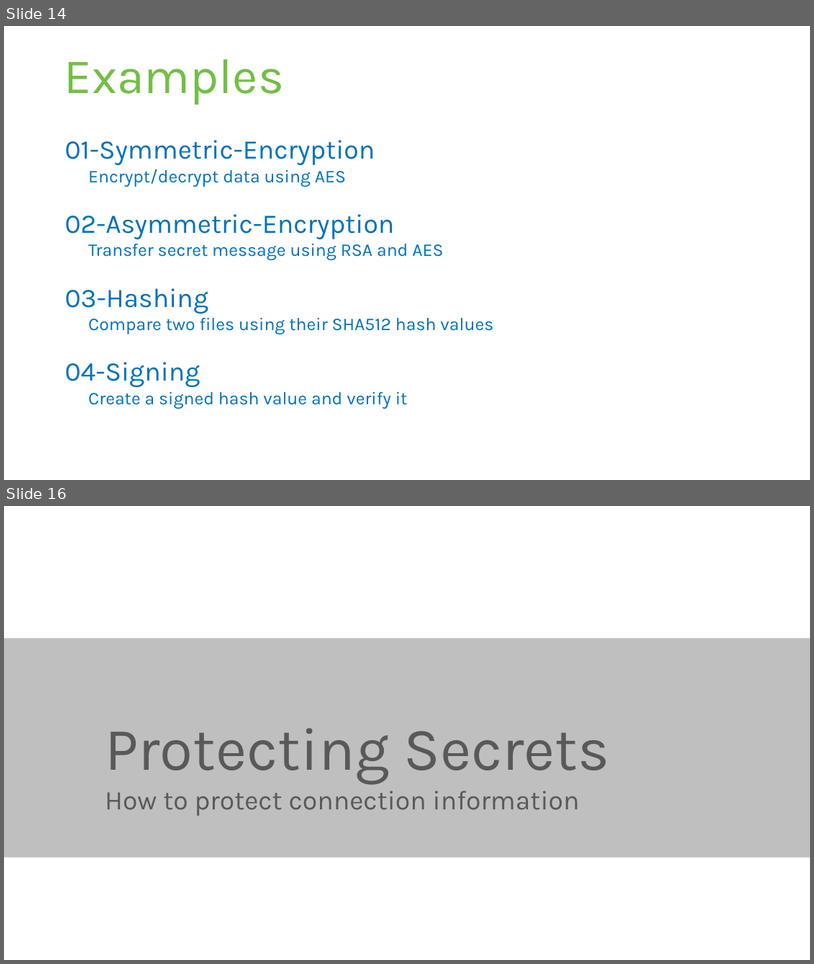
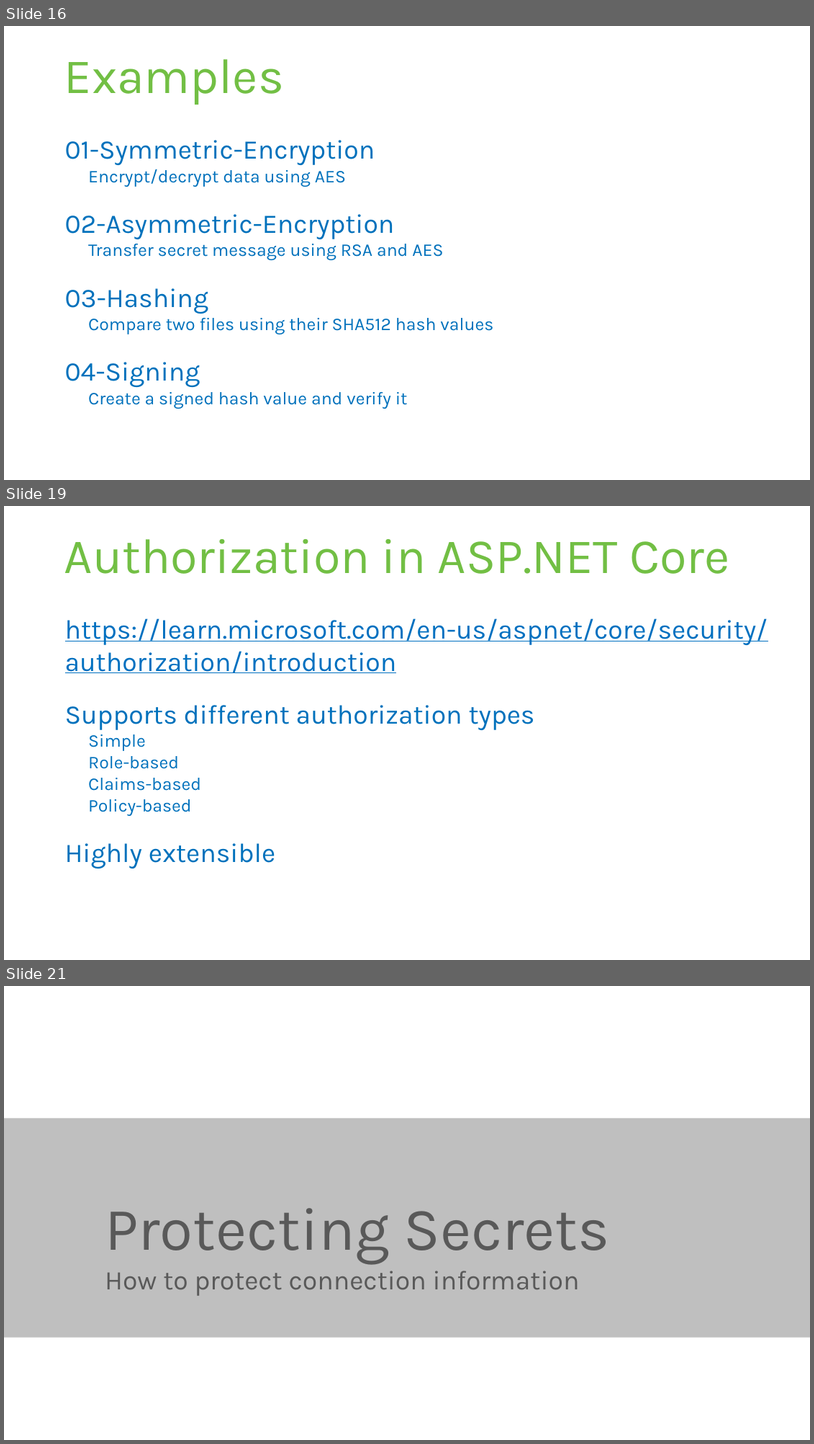
Before and after one commit to rstropek/SecureCodingDotNet, a slide deck: Slides/Secure-Coding-Dot-Net.pptx. Shown one above the other, each under a label of ours: slides 14 and 16 before the commit, slides 16, 19 and 21 after it; the slides between them are not shown. The pictures are 814x964 and 814x1444 pixels, drawn with LibreOffice and Linux fonts; fonts in the diff are those of the drawing. Boxes give left, top, right and bottom in pixels: in the first picture for what was removed or moved away, otherwise in the second. Text is boxed around its words. In the diff, an @@ line names an element or a change of style, - is before the commit and + after.

```diff
--- a/Slides/Secure-Coding-Dot-Net.pptx
+++ b/Slides/Secure-Coding-Dot-Net.pptx
@@ slide 19 added at (x1=4, y1=506, x2=810, y2=960), background #FFFFFF @@
@@ title added at (x1=64, y1=539, x2=730, y2=574), 44 pt, text #72BF44 @@
+Authorization in ASP.NET Core
@@ text added at (x1=65, y1=618, x2=769, y2=869), 24 pt, text #0071BC @@
+https://learn.microsoft.com/en-us/aspnet/core/security/authorization/introduction
+Supports different authorization types
+  Simple
+  Role-based
+  Claims-based
+  Policy-based
+Highly extensible
@@ what was slide 14 is now slide 16 @@
@@ what was slide 16 is now slide 21 @@
```
Also in this commit, not shown: 3 slides changed, 4 other slides added, 1 other file.
